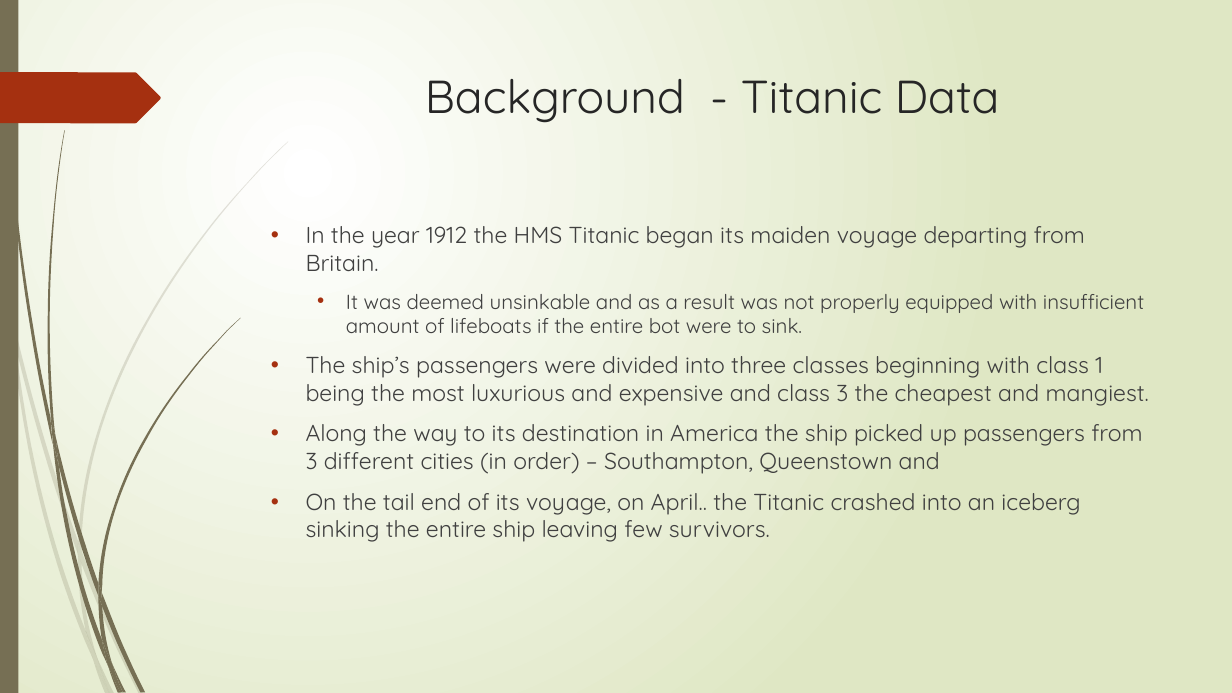
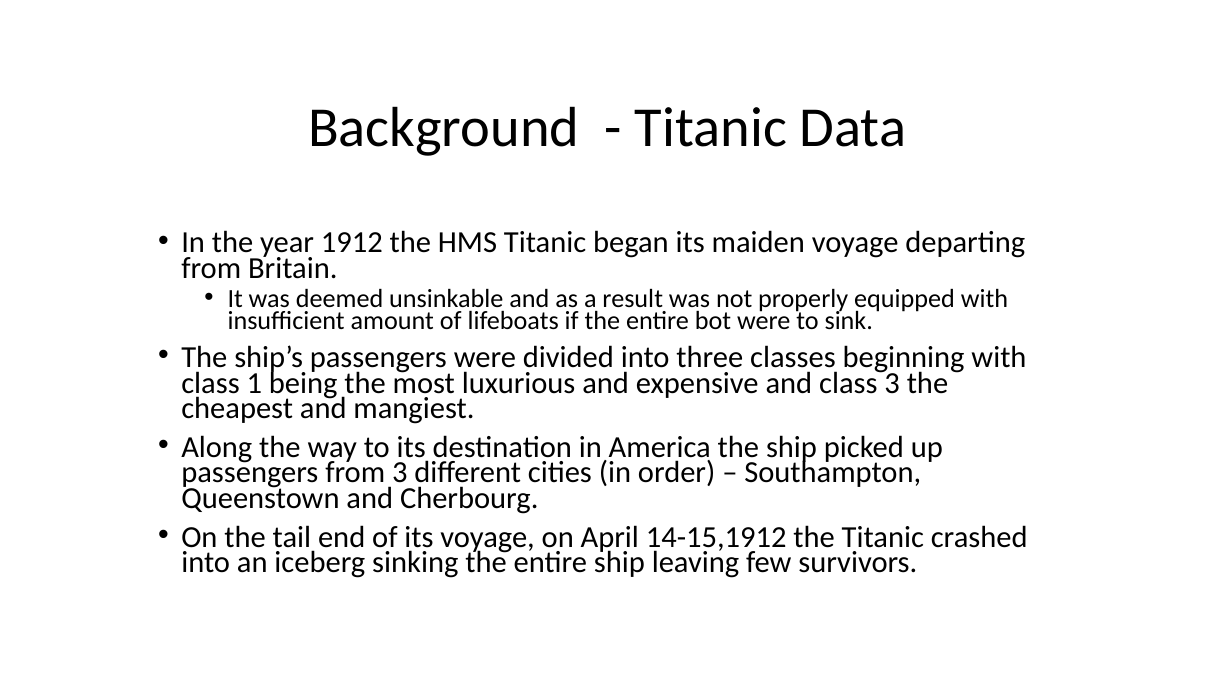
Before and after one commit to ezzanger/Supervised-Learning-Capstones, a slide deck: slide 2 of Supervised_Learning.pptx. Drawn at 1232x693 pixels with LibreOffice and Linux fonts; fonts in the diff are those of the drawing. Boxes give left, top, right and bottom in pixels: in the first picture for what was removed or moved away, otherwise in the second. Text is boxed around its words. In the diff, an @@ line names an element or a change of style, - is before the commit and + after.

```diff
--- a/Supervised_Learning.pptx
+++ b/Supervised_Learning.pptx
@@ background gradient #FFFFFF to #DFE8C4 to #FFFFFF @@
@@ rectangle removed at <box>0,0,18,693</box> @@
@@ freeform shape removed at <box>0,72,161,123</box> @@
@@ title "Background - Titanic Data": place and size @@
-title "Background - Titanic Data" at <box>425,79,1000,123</box>
+title "Background - Titanic Data" at <box>308,106,907,156</box>
@@ title "Background - Titanic Data" at <box>308,106,907,156</box>: size 36 to 44 pt, font Quicksand to Calibri, text colour #262626 to #000000; line spacing 1 to 0.9; vertical alignment top to middle @@
@@ text "In the year 1912 the ...": place and size @@
-text "In the year 1912 the ..." at <box>306,226,1149,542</box>
+text "In the year 1912 the ..." at <box>181,230,1028,578</box>
@@ text at <box>181,230,1026,424</box>: size 18 to 23.8 pt in "In the year 1912 the HMS Titanic ...", "The ship’s passengers were divided into three ..."; font Quicksand to Calibri, text colour #404040 to #000000 in "In the year 1912 the HMS Titanic ...", "It was deemed unsinkable and as a ...", "The ship’s passengers were divided into three ..."; size 16 to 20.4 pt in "It was deemed unsinkable and as a ..."; indent changed; line spacing 1 to 0.7; less space between paragraphs @@
@@ text at <box>181,435,1028,578</box>: text changed; size 18 to 23.8 pt; font Quicksand to Calibri; text colour #404040 to #000000 @@
-• Along the way to its destination in America the ship picked up passengers from 3 different cities (in order) – Southampton, Queenstown and
-• On the tail end of its voyage, on April.. the Titanic crashed into an iceberg sinking the entire ship leaving few survivors.
+• Along the way to its destination in America the ship picked up passengers from 3 different cities (in order) – Southampton, Queenstown and Cherbourg.
+• On the tail end of its voyage, on April 14-15,1912 the Titanic crashed into an iceberg sinking the entire ship leaving few survivors.
@@ group removed at <box>0,141,288,693</box>: 10 freeform shapes @@
@@ group removed at <box>3,0,240,693</box>: 12 freeform shapes @@
```
Also in this commit, not shown: 15 other slides changed, 4 slides added, 3 slides removed, 1 other file.
